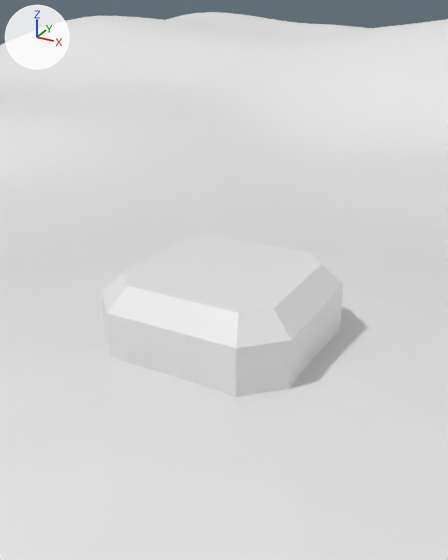
The Blender file mozdok/mozdok.blend as it was, and as the next commit left it.
Before and after are seen from a camera (50 mm lens) standing at (147.1, -107.8, 33.1) and looking at (140.4, -95.7, 27.0). The axes (+X, +Y, +Z) are drawn at upper left. The lights are the same throughout.

In view in the first picture: 'Grid', 'pillbox.002'.
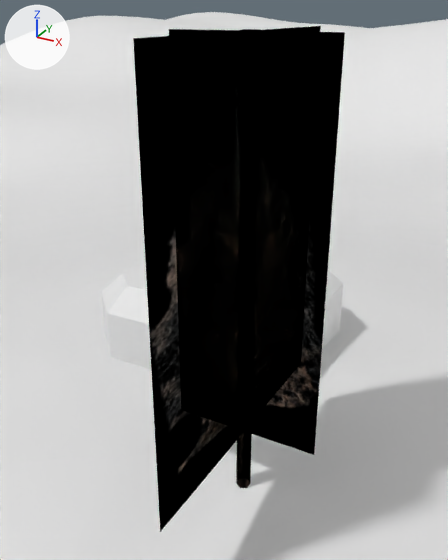
Pixel boxes [x1, y1, x2, y2] of what changed, in the pictures (448 x 560 px):
```json
{"object": "Plane", "change": "added", "after": [133, 26, 345, 532]}
{"object": "pillbox.002", "change": "unchanged, covered by the edit", "before": [101, 235, 343, 397], "after": [101, 261, 343, 369]}
```

Edits to the scene script, one JSON object a line:
```json
{"op": "add", "block": "img_tree_png", "code": ["img_tree_png = load_image('tree.png', 'tree.png', 112, 256, 'sRGB')"]}
{"op": "add", "block": "mat_tree", "code": ["mat_tree = bpy.data.materials.new('tree')", "mat_tree.use_nodes = True; mat_tree.node_tree.nodes.clear()", "_N = mat_tree.node_tree.nodes; _L = mat_tree.node_tree.links", "n0 = _N.new('ShaderNodeOutputMaterial'); n0.name = 'Material Output'", "n1 = _N.new('ShaderNodeBsdfTransparent'); n1.name = 'Transparent BSDF'", "n2 = _N.new('ShaderNodeTexImage'); n2.name = 'Image Texture'", "n2.image = img_tree_png", "_L.new(n1.outputs[0], n0.inputs[0])  # 'BSDF' to 'Surface'", "_L.new(n2.outputs[0], n1.inputs[0])  # 'Color' to 'Color'"]}
{"op": "add", "block": "me_plane", "code": ["me_plane = bpy.data.meshes.new('Plane')", "me_plane.from_pydata(...)  # 28 vertices, 12 faces; spans x -2.0..2.0, y -4.0..4.0, z 0.0..12.02", "me_plane.materials.append(mat_tree)"]}
{"op": "add", "block": "ob_plane", "code": ["ob_plane = bpy.data.objects.new('Plane', me_plane)", "ob_plane.location = (141.0, -95.59, 20.68)"]}
```
